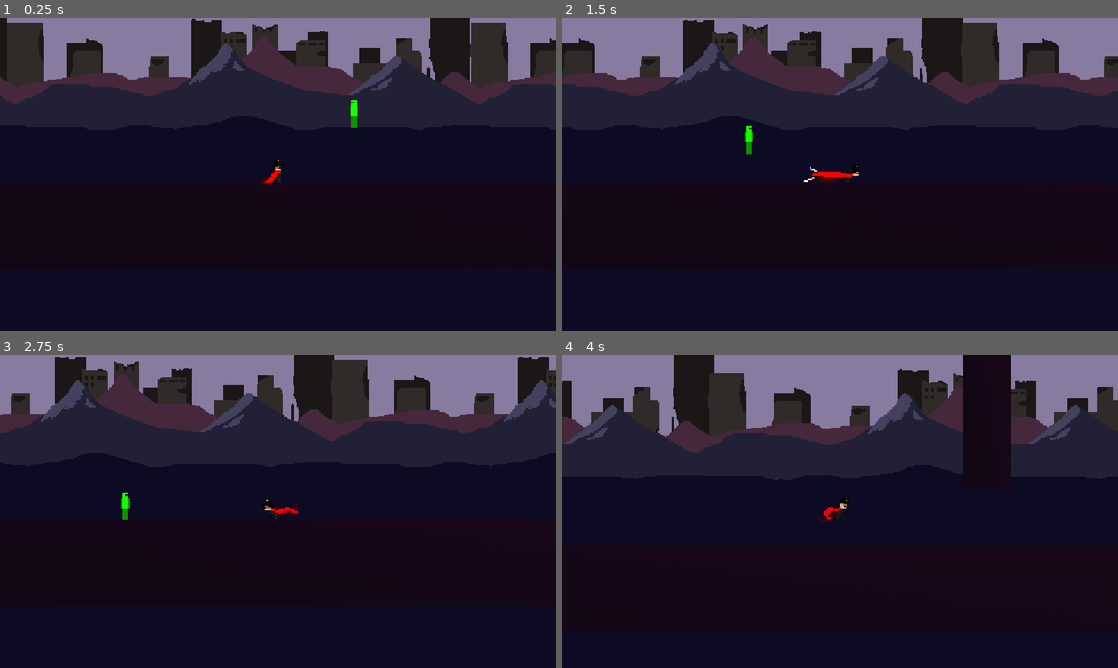
Above: before the commit, frames 1-4 (two rows, left to right).
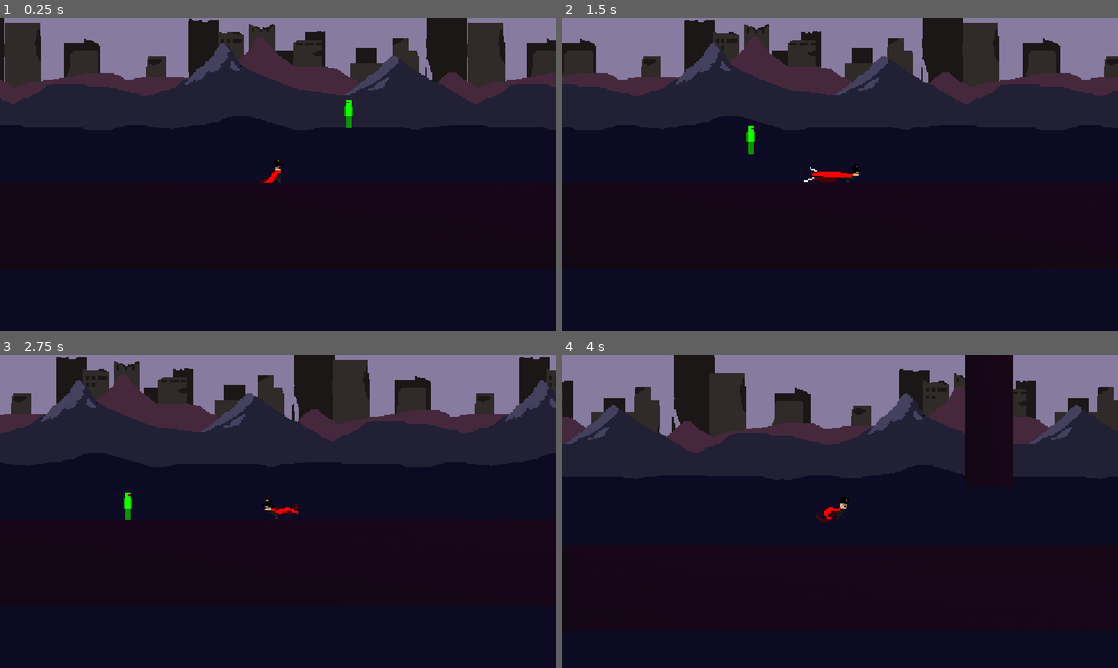
Above: after the commit, the same moments.

Repository: Tyulo13/GDC-Club-Game
Game: Godot game, scene res://scenes/level.tscn
The game is run twice, just before and just after one commit, with the same random seed, the same clock (stepped at 60 frames per second) and the same inputs.
Inputs:
- Up to frame 1 (0.25 s): no input
- Up to frame 2 (1.5 s): tap Enter (attack) at 0.5, 0.6 s; hold D (move_right) from 0.53 s (still down); tap Space (jump) at 0.77 s; tap Shift (dash) at 1.35 s
- Up to frame 3 (2.75 s): tap Space (jump) at 1.52 s; release D (move_right) at 2.03 s; hold A (move_left) from 2.03 s (still down); tap Enter (attack) at 2.1 s
- Up to frame 4 (4 s): release A (move_left) at 2.78 s; hold D (move_right) from 2.78 s (still down); tap Shift (dash) at 2.85 s; tap Space (jump) at 3.02, 3.77 s; tap Enter (attack) at 3.6 s

The runs differ from the first frame. In frame 1, 2.2% of the frame differs, in the area x 0-100%, y 0-51%; in frame 2, 0.6%; in frame 3, 0.7%; in frame 4, 0.8%.

Commit message:
Move right
Move character 5 poixels righjt

Diff:
--- a/scenes/level.tscn
+++ b/scenes/level.tscn
@@ -24,7 +24,7 @@
 [node name="Node2D" type="Node2D"]
 
 [node name="CharacterBody2D" parent="." instance=ExtResource("1_u52ul")]
-position = Vector2(31, 78)
+position = Vector2(35, 78)
 collision_layer = 4
 
 [node name="StaticBody2D2" type="StaticBody2D" parent="."]
